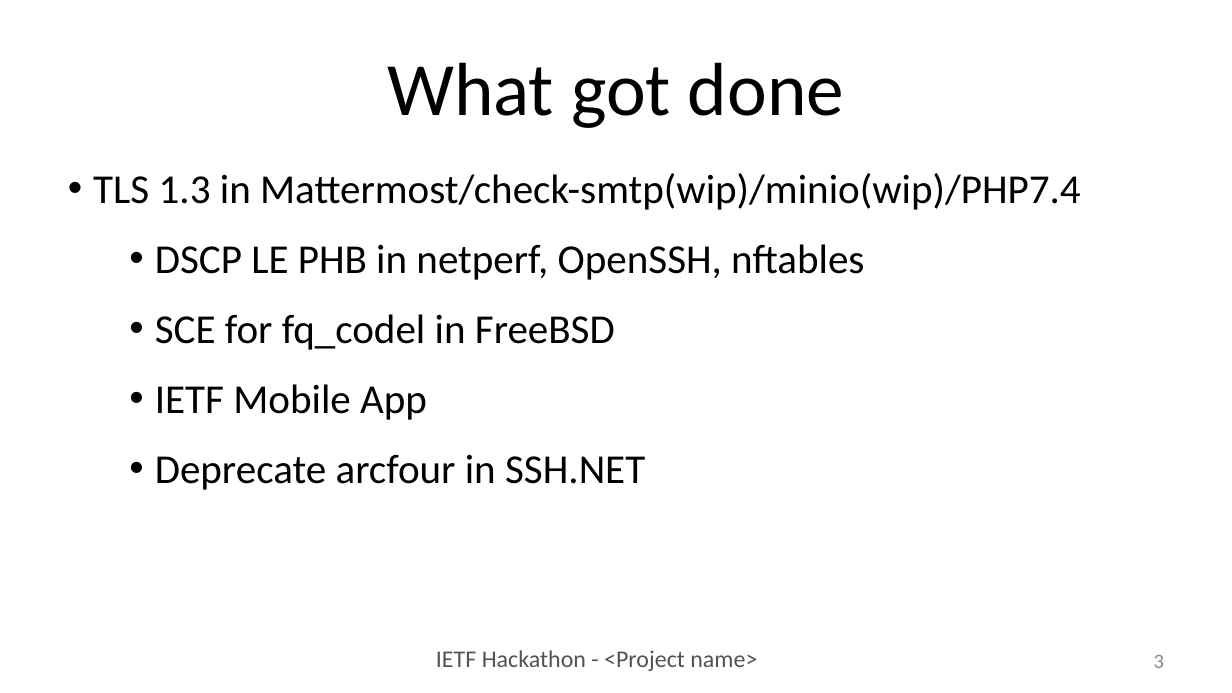
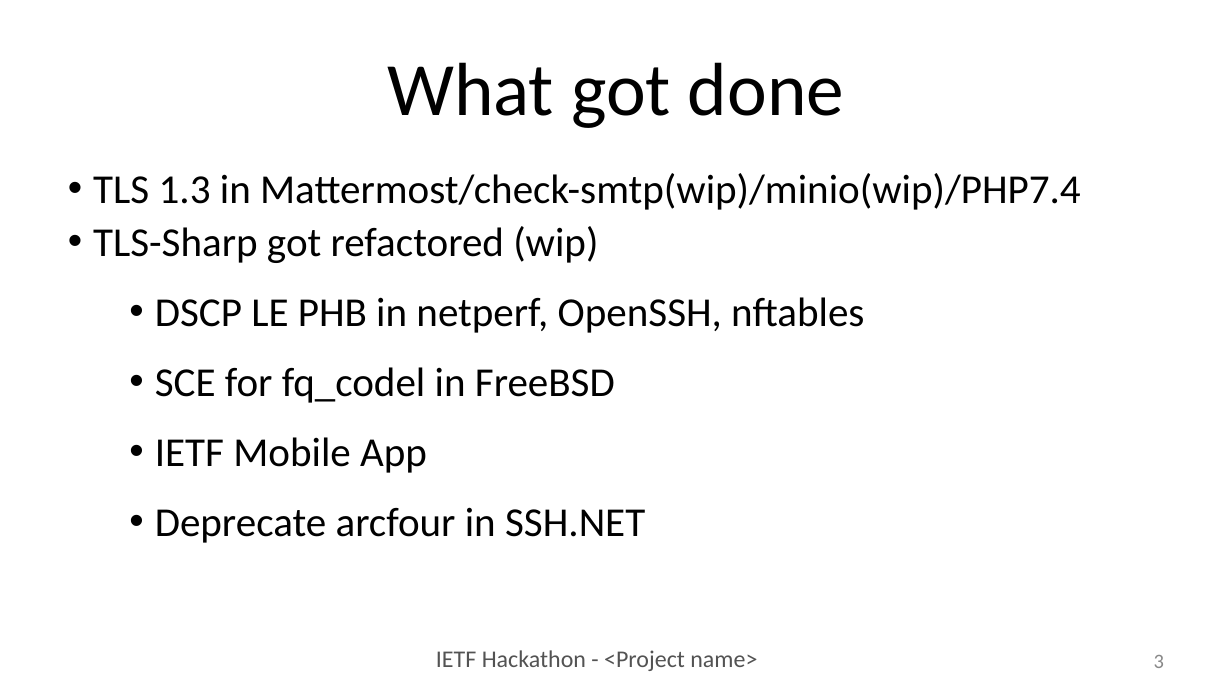
Before and after one commit to IETF-Hackathon/ietf105-project-presentations, a slide deck: slide 3 of hackathon-presentation-ietf105_tls13_ssh_sce_ma_dscp_le_phb.pptx. Drawn at 1232x693 pixels with LibreOffice and Linux fonts; fonts in the diff are those of the drawing. Boxes give left, top, right and bottom in pixels: in the first picture for what was removed or moved away, otherwise in the second. Text is boxed around its words. In the diff, an @@ line names an element or a change of style, - is before the commit and + after.

Commit message:
include work on tls-sharp

```diff
--- a/hackathon-presentation-ietf105_tls13_ssh_sce_ma_dscp_le_phb.pptx
+++ b/hackathon-presentation-ietf105_tls13_ssh_sce_ma_dscp_le_phb.pptx
@@ text at (93, 226, 598, 263): paragraph added @@
+• TLS-Sharp got refactored (wip)
```
Also in this commit, not shown: 1 other slide changed.
